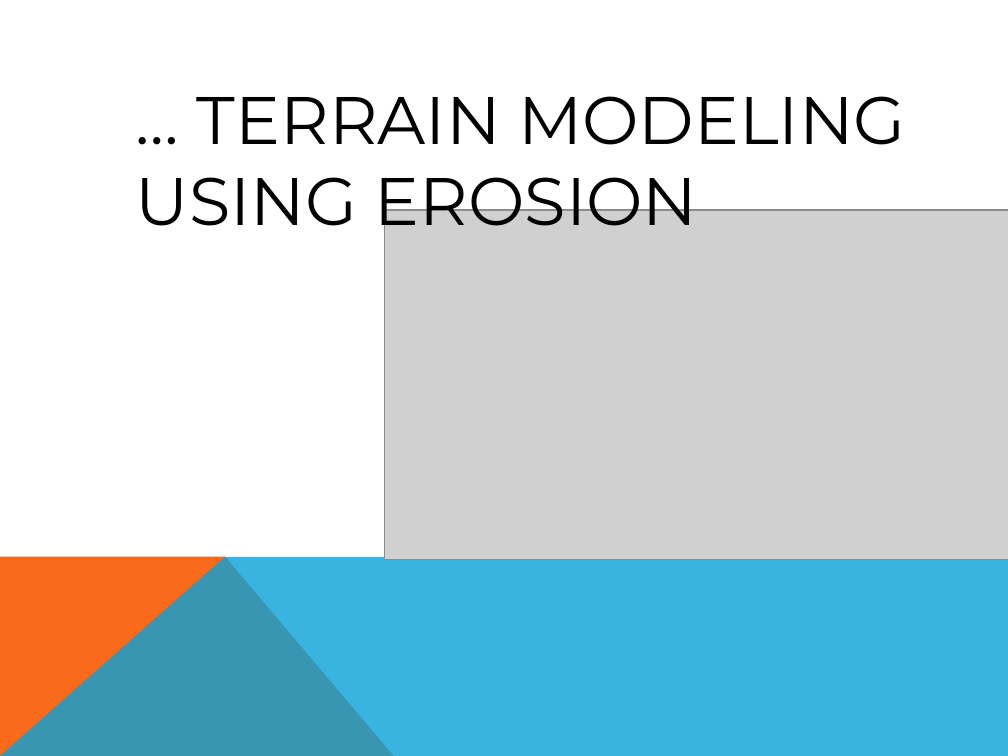
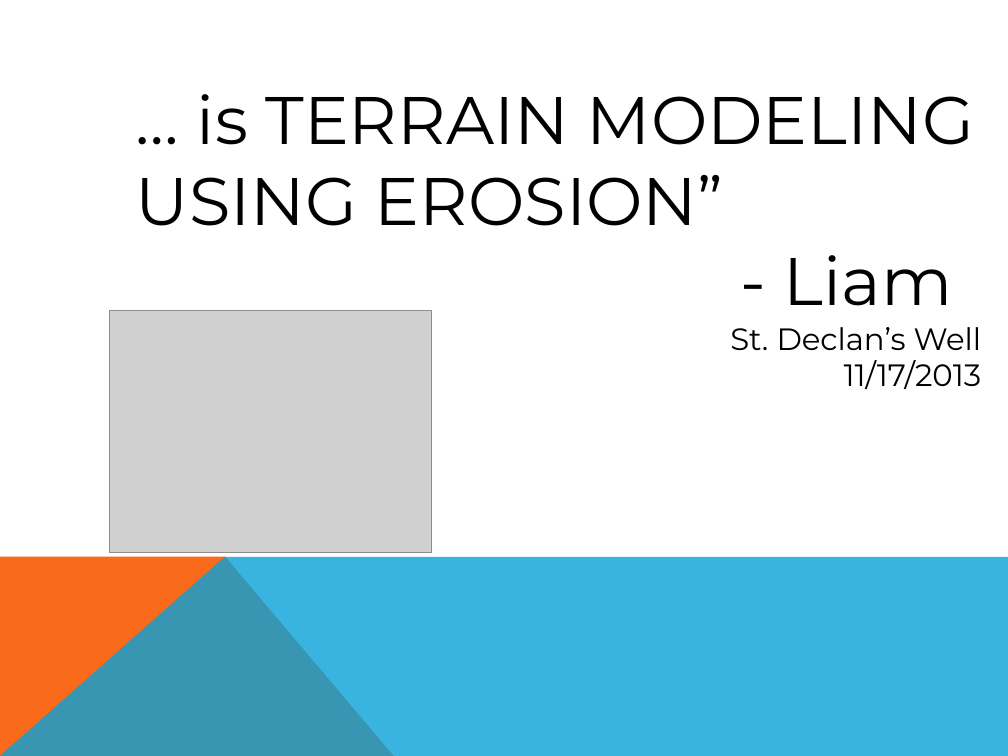
Before and after one commit to mchen15/Gaia, a slide deck: slide 8 of alpha results/alphaPresentation.pptx. Drawn at 1008x756 pixels with LibreOffice and Linux fonts; fonts in the diff are those of the drawing; grey boxes stand for pictures. Boxes give left, top, right and bottom in pixels: in the first picture for what was removed or moved away, otherwise in the second. Text is boxed around its words. In the diff, an @@ line names an element or a change of style, - is before the commit and + after.

Commit message:
slides update

```diff
--- a/alpha results/alphaPresentation.pptx
+++ b/alpha results/alphaPresentation.pptx
@@ text at (x1=136, y1=94, x2=982, y2=389): text changed @@
-… TERRAIN MODELING USING EROSION
+… is TERRAIN MODELING USING EROSION”
+- Liam
+St. Declan’s Well
+11/17/2013
@@ picture removed at (x1=384, y1=210, x2=1008, y2=559) @@
@@ picture added at (x1=109, y1=310, x2=431, y2=552) @@
```
Also in this commit, not shown: 3 other slides changed, 1 slide added.
